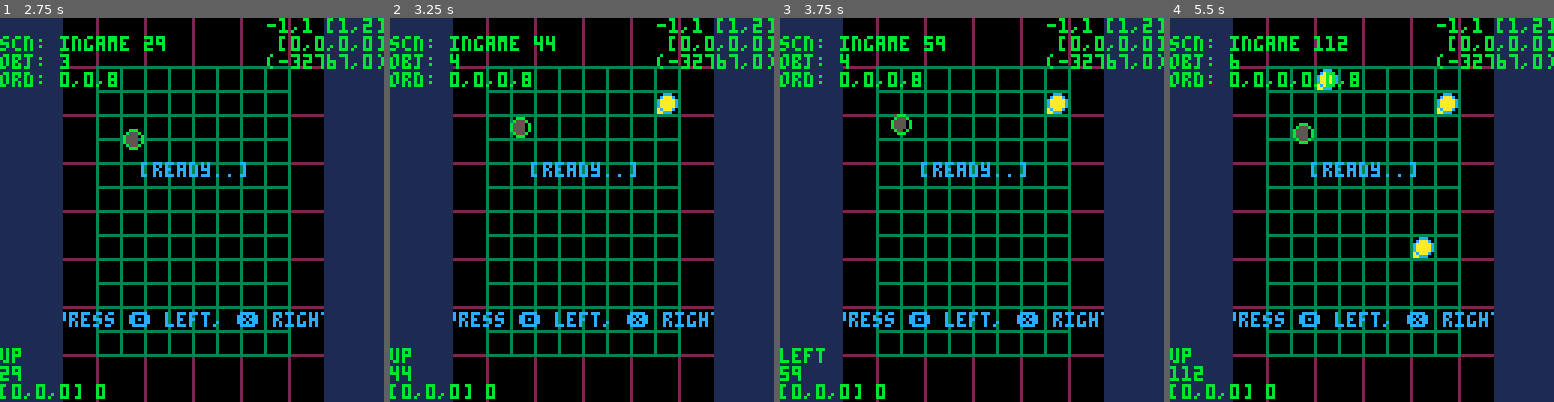
Above: before the commit, frames 1-4 (left to right).
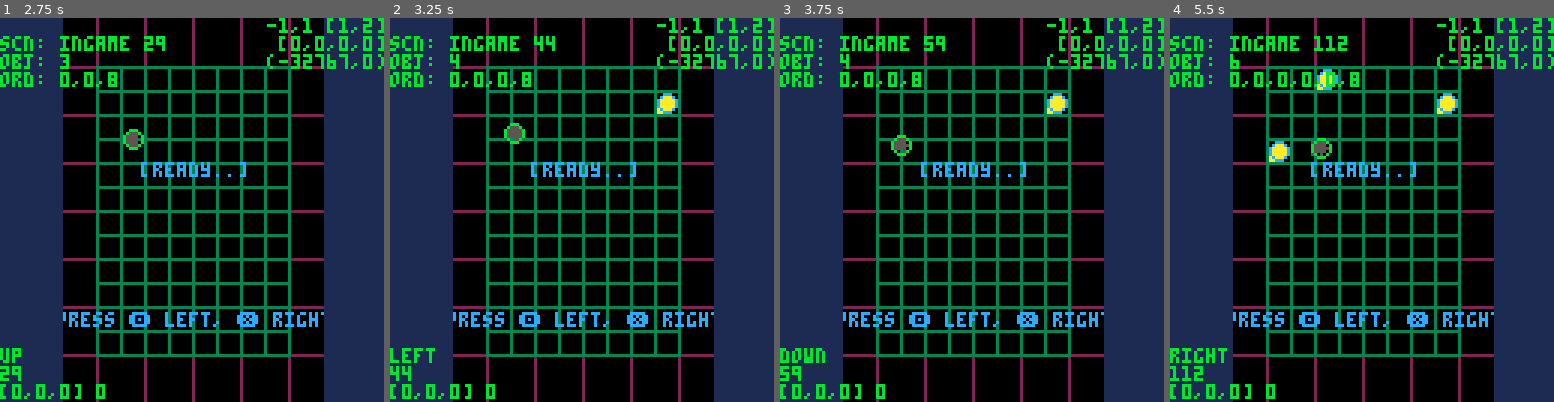
Above: after the commit, the same moments.

Repository: shuGH/pico8-nezu
Game: PICO-8 cartridge nezu.p8
Same seed, same stepped clock (60 frames per second), same inputs: the game is played once before the commit and once after it.
Inputs:
- Up to frame 1 (2.75 s): tap X (X key) at 0.33, 1.07, 1.85 s; tap O (Z key) at 0.7, 1.7, 2.1, 2.5 s; hold Right 1.6-2.1 s; hold Up 2.15-2.42 s; hold Right from 2.47 s (still down)
- Up to frame 2 (3.25 s): tap O (Z key) at 2.9 s; tap X (X key) at 2.97 s; release Right at 3.03 s; hold Left from 3.08 s (still down)
- Up to frame 3 (3.75 s): tap O (Z key) at 3.3, 3.7 s; release Left at 3.58 s; hold Down from 3.63 s (still down)
- Up to frame 4 (5.5 s): release Down at 3.97 s; hold Right 4.02-4.68 s; tap X (X key) at 4.08, 5.2 s; tap O (Z key) every 0.4 s from 4.1 to 5.3 s; hold Up 4.73-5.03 s; hold Left from 5.08 s (still down)

Frame 1 is identical in both runs. In frame 2, 0.4% of the frame differs, in the area x 0-37%, y 25-90%; in frame 3, 0.6%; in frame 4, 1.2%, in the area x 0-69%, y 27-90%.

Commit message:
Add: turn interval

Diff:
--- a/nezu.p8
+++ b/nezu.p8
@@ -929,12 +929,21 @@
 		self.state = "idling"
 		self.prev = nil
 		self.next = nil
+
+		-- turn interval
+		self.turn_itvl = 0
+		self.turn_remaining = 0
 	end,
 	dest = function(self)
 	end,
 
 	update = function(self,delta)
 		char_base._super.update(self,delta)
+
+		-- turn interval
+		if self.turn_remaining > 0 then
+			self.turn_remaining -= delta
+		end
 
 		-- anim
 		self.cnt += 1
@@ -980,6 +989,7 @@
 			elseif self.dir == 'left'  then self.dir = 'up'
 			elseif self.dir == 'right' then self.dir = 'down' end
 		end
+		self.turn_remaining = self.turn_itvl
 	end,
 
 	is_alive = function(self)
@@ -995,6 +1005,9 @@
 		self.delay = 8 / v
 		-- { lr = 'left', elasped = 0, dir = 'up', px = 0, py = 0 }
 		self.cmds = {}
+		self.turn_itvl = self.delay
+		self.last_cmd = nil
+		self.mem_cmd = nil
 	end,
 	pre_update = function(self, delta)
 		-- call next turn
@@ -1015,9 +1028,17 @@
 	end,
 	update = function(self,delta)
 		char_nezu._super.update(self,delta)
+		-- cmd
 		foreach(self.cmds,
 			function(cmd) cmd.elasped += delta end
 		)
+		-- turn interval
+		if self.mem_cmd != nil then
+			if self.turn_remaining <= 0 then
+				self:turn(self.mem_cmd)
+				self.mem_cmd = nil
+			end
+		end
 	end,
 	draw = function(self)
 		char_nezu._super.draw(self)
@@ -1025,8 +1046,21 @@
 		-- if g_dbg then printm(""..self.delay,self.pos.x,self.pos.y,11) end
 	end,
 	turn = function(self, lr)
+		-- turn interval
+		if self.turn_itvl > 0 and self.turn_remaining > 0 then
+			if self.turn_remaining >= self.turn_itvl * 0.8 then
+				return
+			end
+			-- ll or rr only
+			if self.next != nil and self.last_cmd == lr then
+				self.mem_cmd = lr
+				return
+			end
+		end
+
 		add(self.cmds, { lr = lr, elasped = 0.0, dir = self.dir, px = self.pos.x, py = self.pos.y })
 		char_nezu._super.turn(self, lr)
+		self.last_cmd = lr
 	end,
 	follow = function(self, target)
 		self.prev = target
@@ -1038,6 +1072,7 @@
 	const = function(self, px, py, v, dir, wait, effect)
 		char_konezu._super.const(self, px, py, v, dir, effect)
 		self.anim_base = 8
+		self.turn_itvl = 0
 		self.wait = wait - (1/g_fps)
 	end,
 	pre_update = function(self, delta)
